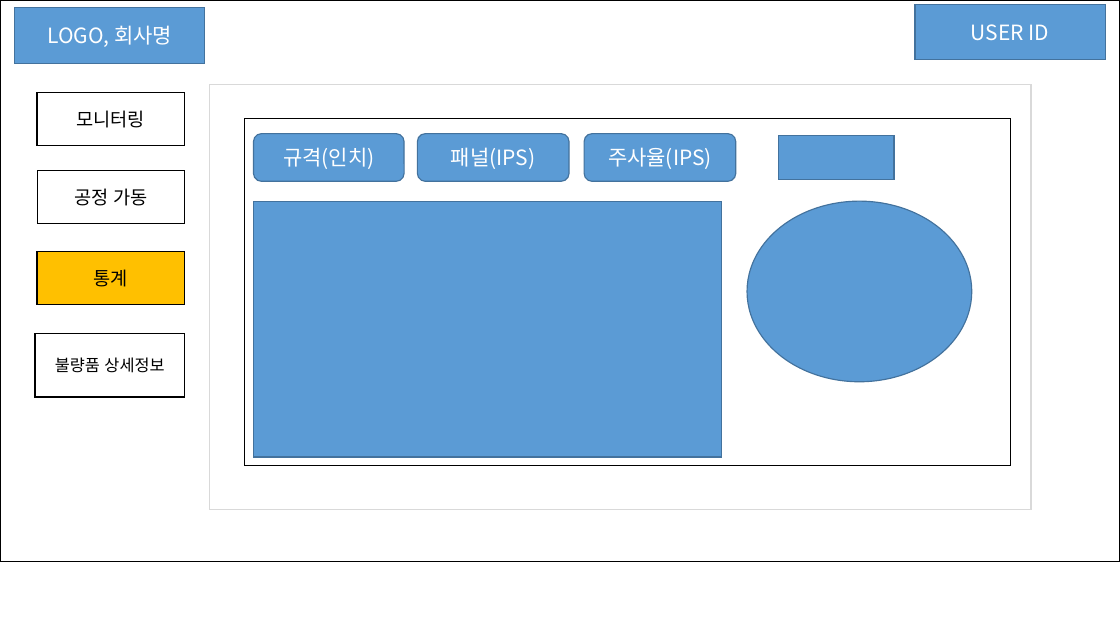
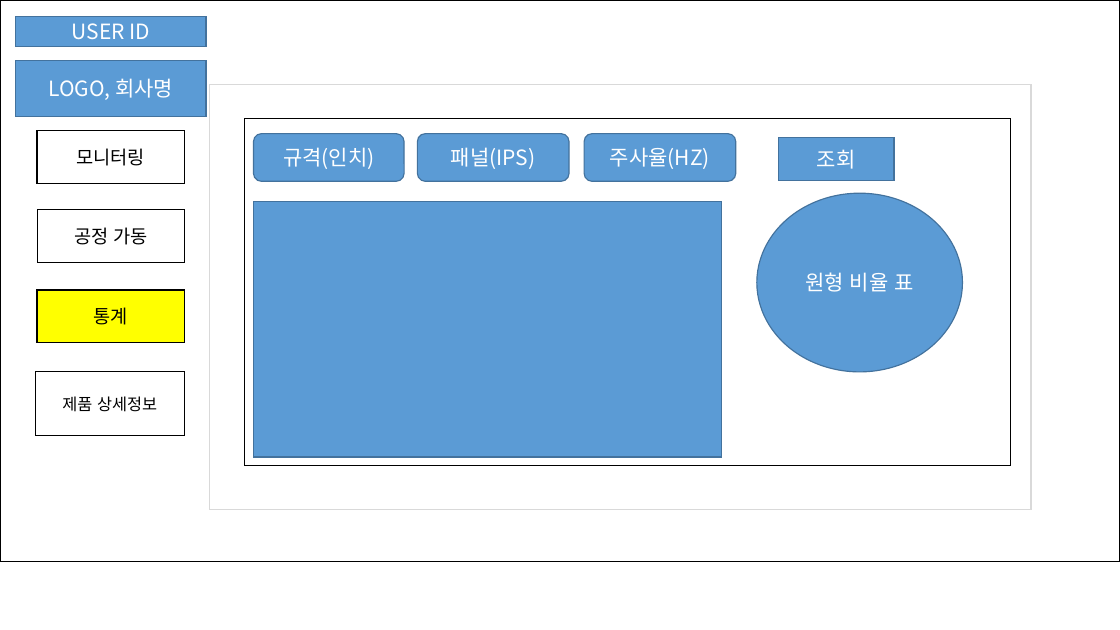
Before and after one commit to ANU-SmartFactory-2022/ANU-SmartFactory-2022, a slide deck: slide 4 of doc/01. 프로젝트 설계/윈폼 구성 샘플 4조 (1).pptx. Drawn at 1120x630 pixels with LibreOffice and Linux fonts; fonts in the diff are those of the drawing. Boxes give left, top, right and bottom in pixels: in the first picture for what was removed or moved away, otherwise in the second. Text is boxed around its words. In the diff, an @@ line names an element or a change of style, - is before the commit and + after.

```diff
--- a/doc/01. 프로젝트 설계/윈폼 구성 샘플 4조 (1).pptx
+++ b/doc/01. 프로젝트 설계/윈폼 구성 샘플 4조 (1).pptx
@@ rectangle "USER ID": place and size @@
-rectangle "USER ID" at <box>915,4,1105,60</box>
+rectangle "USER ID" at <box>16,17,206,46</box>
@@ rectangle "LOGO, 회사명": place and size @@
-rectangle "LOGO, 회사명" at <box>14,8,204,63</box>
+rectangle "LOGO, 회사명" at <box>16,60,206,116</box>
@@ text in rounded rectangle at <box>610,147,710,169</box>: text changed @@
-주사율(IPS)
+주사율(HZ)
@@ text in rectangle at <box>817,149,856,169</box>: text added @@
+조회
@@ ellipse "원형 비율 표": place and size @@
-ellipse "원형 비율 표" at <box>747,201,972,381</box>
+ellipse "원형 비율 표" at <box>757,193,963,372</box>
@@ rectangle "통계" at <box>37,290,185,343</box>: fill #FFC000 to #FFFF00 @@
@@ text in ellipse at <box>805,272,914,292</box>: text added @@
+원형 비율 표
@@ 4 rectangles: place and size @@
-4 rectangles at <box>35,92,185,397</box>
+4 rectangles at <box>35,131,186,436</box>
@@ text in rectangle at <box>62,396,157,412</box>: text changed @@
-불량품 상세정보
+제품 상세정보
```
Also in this commit, not shown: 3 other slides changed, 1 slide added, 1 slide removed, 5 other files.
